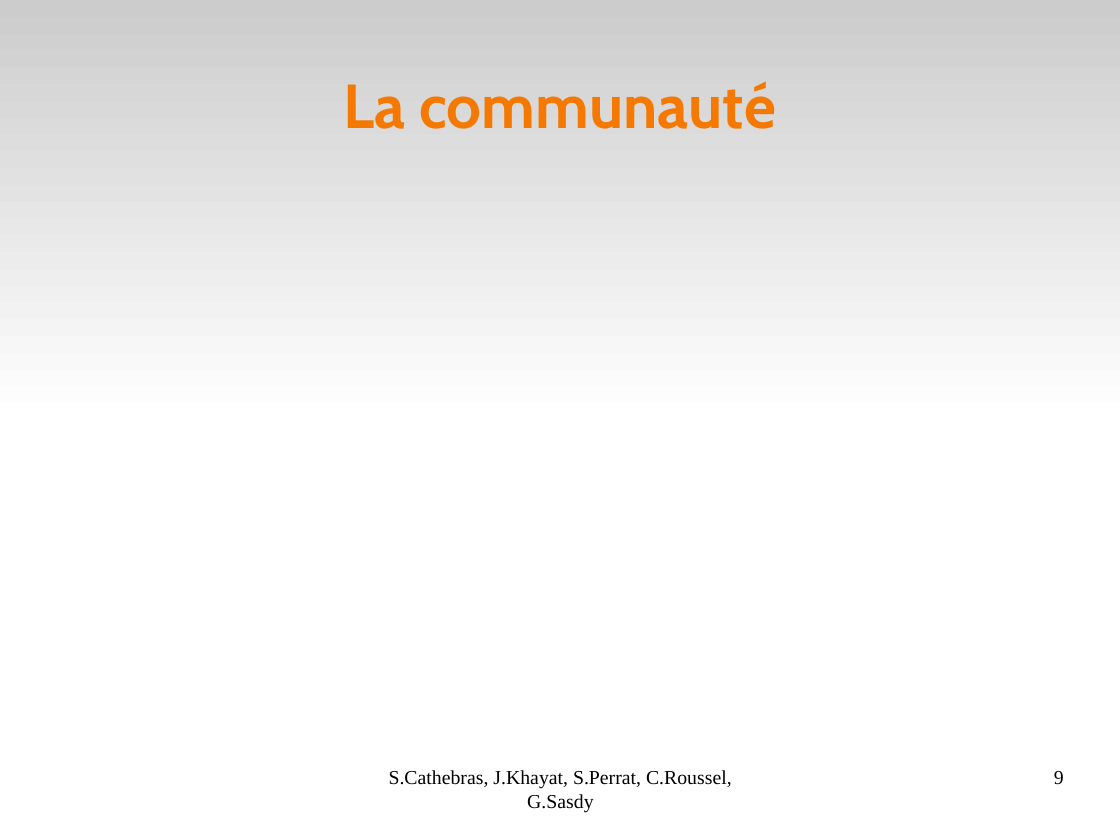
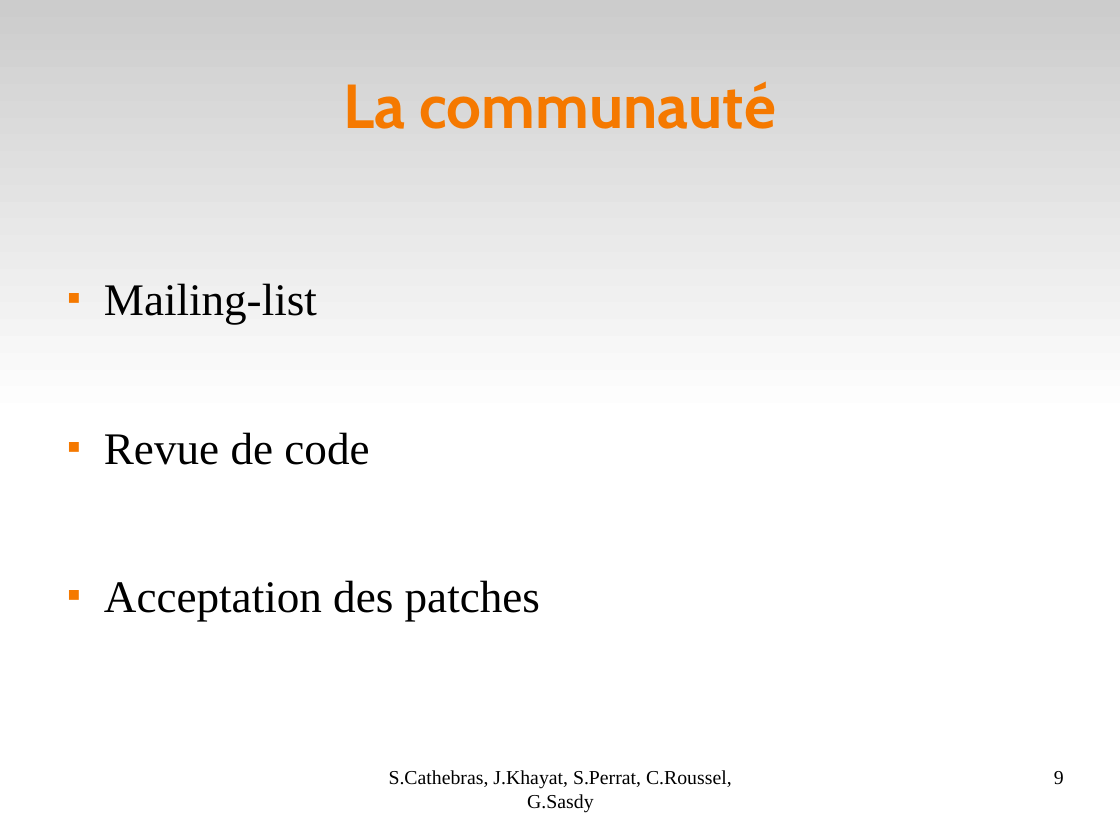
Before and after one commit to Darktrop/git-mediawiki-ensimag, a slide deck: slide 9 of sheme/presoutenance/Bilan.odp. Drawn at 1120x840 pixels with LibreOffice and Linux fonts; fonts in the diff are those of the drawing. Boxes give left, top, right and bottom in pixels: in the first picture for what was removed or moved away, otherwise in the second. Text is boxed around its words. In the diff, an @@ line names an element or a change of style, - is before the commit and + after.

Commit message:
Bilan partie communauté

```diff
--- a/sheme/presoutenance/Bilan.odp
+++ b/sheme/presoutenance/Bilan.odp
@@ text added at (x1=104, y1=283, x2=540, y2=621), 32 pt, text #000000 @@
+■ Mailing-list
+■ Revue de code
+■ Acceptation des patches
```
Also in this commit, not shown: 1 other file.
